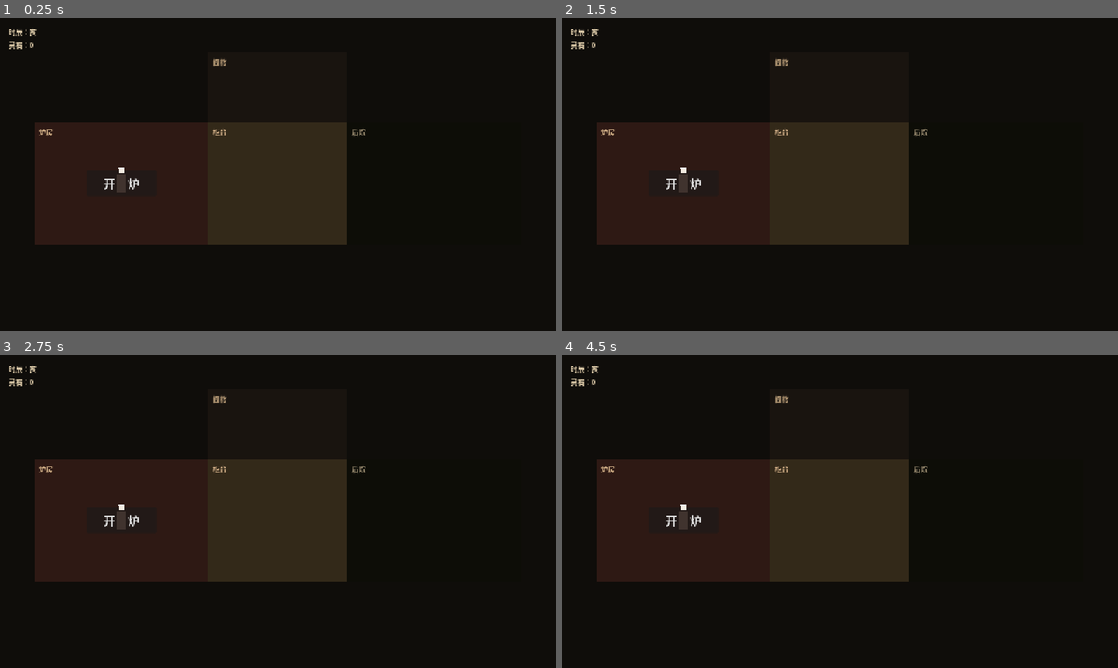
Above: before the commit, frames 1-4 (two rows, left to right).
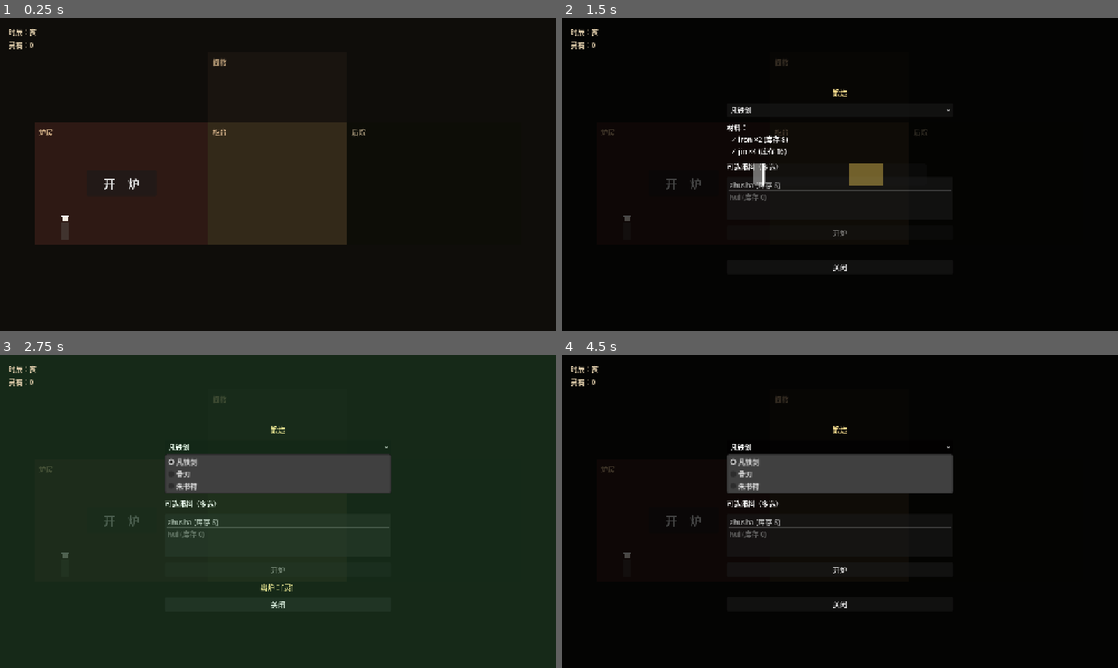
Above: after the commit, the same moments.

Repository: guliqianxun/XiuXianLegend
Game: Godot game, scene res://scenes/shop.tscn
The game is run twice, just before and just after one commit, with the same random seed, the same clock (stepped at 60 frames per second) and the same inputs.
Inputs (mouse positions are in pixels of both pictures, inside the frame that each line leads up to):
- Up to frame 1 (0.25 s): no input
- Up to frame 2 (1.5 s): click "开 炉" at 0.5 s; click (840, 233) at 1.25 s, where only the run after the commit has a clickable "开炉"
- Up to frame 3 (2.75 s): click (278, 445) at 2 s, where only the run after the commit has a clickable "凡铁剑"
- Up to frame 4 (4.5 s): click (840, 605) at 2.75 s, where only the run after the commit has a clickable "关闭"; click "开 炉" at 3.5 s; click (840, 445) at 4.25 s, where only the run after the commit has a clickable "凡铁剑"

The runs differ from the first frame. In frame 1, 0.2% of the frame differs, in the area x 11-23%, y 47-71%; in frame 2, 21%; in frame 3, 78%, in the area x 0-100%, y 0-100%; in frame 4, 23%.

Commit message:
fix(N2): ForgeScreen 残影 + 老铁挡按钮 双修
问题（截图诊断）：
1. ForgeScreen 是 Control，父节点 Shop 是 Node2D，anchors 失效→size=(0,0)，
   Layout 居中后大半在屏幕外，导致 _ready() 即使设 visible=false，仍能瞥见
   "开炉""关闭"按钮的右半（"炉""闭"二字截断显示在左侧）
2. 老铁初始站位 (280,380) 正好在炉房中央，与"开炉"按钮重叠，白发剪影挡字

修法：
- ShopScreen._ready 强制 _forge_screen.size = viewport_size + position=0 +
  visible=false 三件套，绕开 Node2D parent 下 anchors 失效的坑
- AREA_POSITIONS[furnace] 从 (280,380) 改为 (150,490) 移到炉房左下角
- shop.tscn OldIron 实例 position 同步更新

Diff:
--- a/godot/scenes/shop.tscn
+++ b/godot/scenes/shop.tscn
@@ -83,7 +83,7 @@
 theme_override_colors/font_color = Color(0.55, 0.50, 0.40, 1)
 
 [node name="OldIron" parent="." instance=ExtResource("2")]
-position = Vector2(280, 380)
+position = Vector2(150, 490)
 
 [node name="HUD" type="CanvasLayer" parent="."]
 
--- a/godot/scripts/ui/shop_screen.gd
+++ b/godot/scripts/ui/shop_screen.gd
@@ -3,12 +3,12 @@
 ## 4 区域 placeholder：炉房 / 柜台 / 阁楼 / 后院。
 ## N1 仅显示 + 老铁站位 + 时辰 HUD；交互留给后续 milestone。
 
-## 4 区域中心坐标（相对于场景原点；2.5D 俯视布局）
+## 4 区域中老铁的"站位"坐标（相对于场景原点；避开炉房中央按钮）
 const AREA_POSITIONS: Dictionary = {
-	&"furnace": Vector2(280, 380),  # 炉房：左下
-	&"counter": Vector2(640, 380),  # 柜台：中下
-	&"loft":    Vector2(640, 200),  # 阁楼：中上
-	&"yard":    Vector2(960, 380),  # 后院：右下
+	&"furnace": Vector2(150, 490),  # 炉房：左下角（避开中央"开炉"按钮）
+	&"counter": Vector2(640, 490),
+	&"loft":    Vector2(640, 110),
+	&"yard":    Vector2(960, 490),
 }
 
 @onready var _old_iron: Node2D = $OldIron
@@ -19,7 +19,13 @@
 
 
 func _ready() -> void:
-	# 老铁初始站在炉房
+	# 强制 ForgeScreen 占满 viewport 并隐藏（Control 在 Node2D 父下 anchors 不工作，
+	# 必须显式设 size 与 visible）
+	var vp_size: Vector2 = get_viewport_rect().size
+	_forge_screen.position = Vector2.ZERO
+	_forge_screen.size = vp_size
+	_forge_screen.visible = false
+	# 老铁初始站在炉房（避开按钮位置）
 	_old_iron.global_position = AREA_POSITIONS[&"furnace"]
 	# 启动后立即载档
 	SaveSystem.load_or_init()
